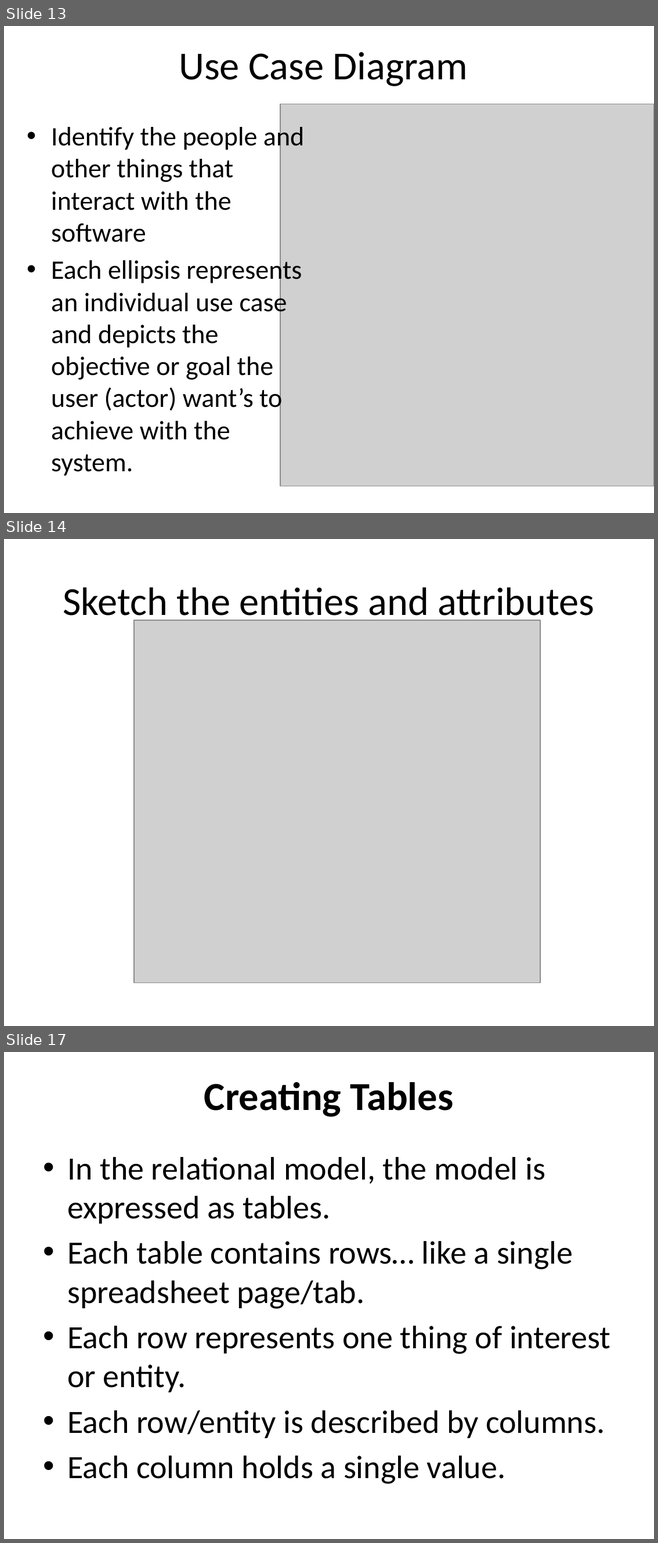
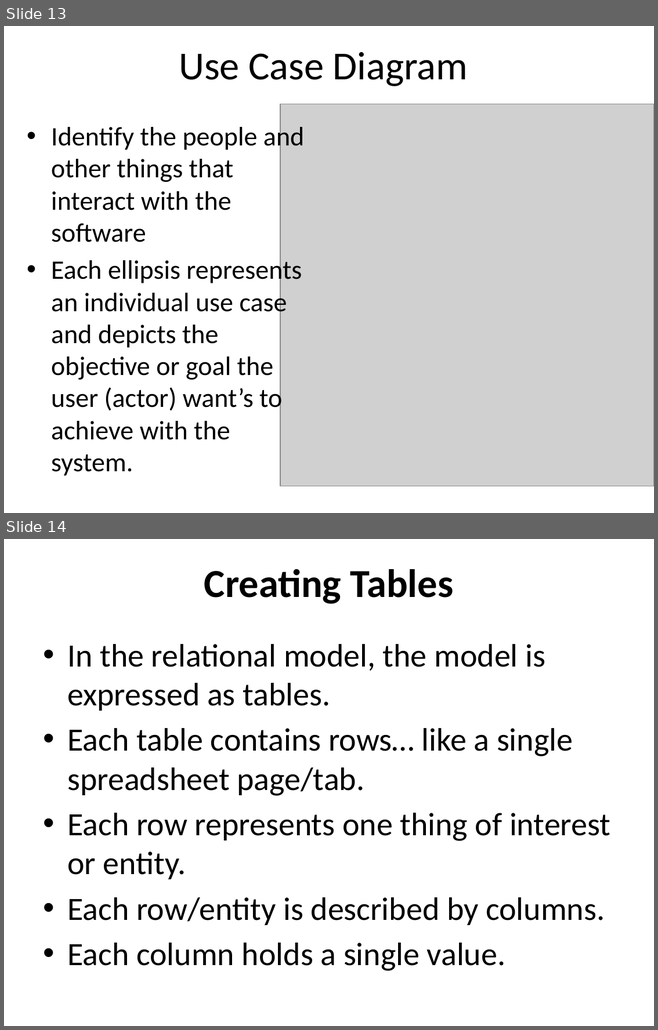
Before and after one commit to dchabala10/mysql101, a slide deck: Presentation/Intro_to_Relational_Databases_with_MySQL_Day1.pptx. Shown one above the other, each under a label of ours: slides 13, 14 and 17 before the commit, slides 13 and 14 after it; the slides between them are not shown. The pictures are 658x1543 and 658x1030 pixels, drawn with LibreOffice and Linux fonts; fonts in the diff are those of the drawing; grey boxes stand for pictures. Boxes give left, top, right and bottom in pixels: in the first picture for what was removed or moved away, otherwise in the second. Text is boxed around its words. In the diff, an @@ line names an element or a change of style, - is before the commit and + after.

```diff
--- a/Presentation/Intro_to_Relational_Databases_with_MySQL_Day1.pptx
+++ b/Presentation/Intro_to_Relational_Databases_with_MySQL_Day1.pptx
@@ slide 14 removed at [4, 539, 654, 1026], background #FFFFFF @@
@@ title removed at [63, 587, 594, 624] @@
-Sketch the entities and attributes
@@ picture removed at [134, 620, 540, 983] @@
@@ what was slide 17 is now slide 14 @@
```
Also in this commit, not shown: 4 slides changed, 6 slides added, 2 other slides removed.
